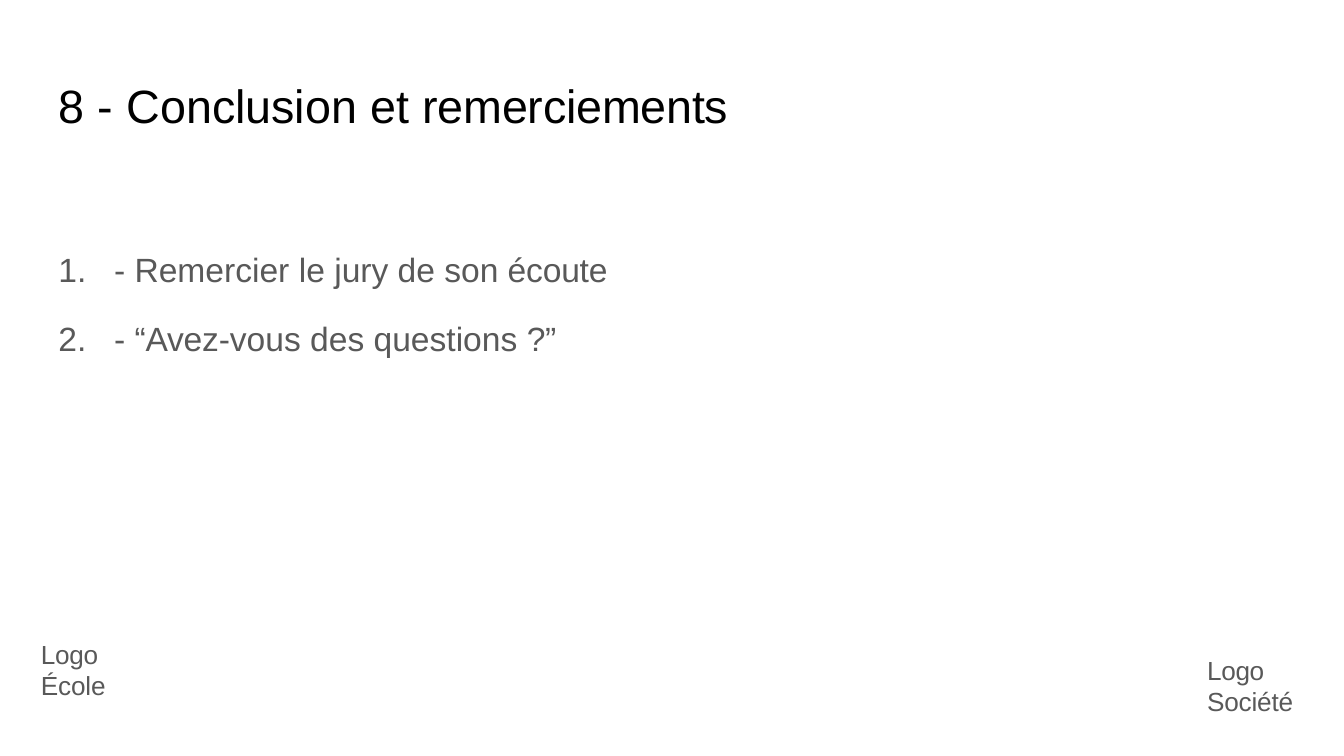
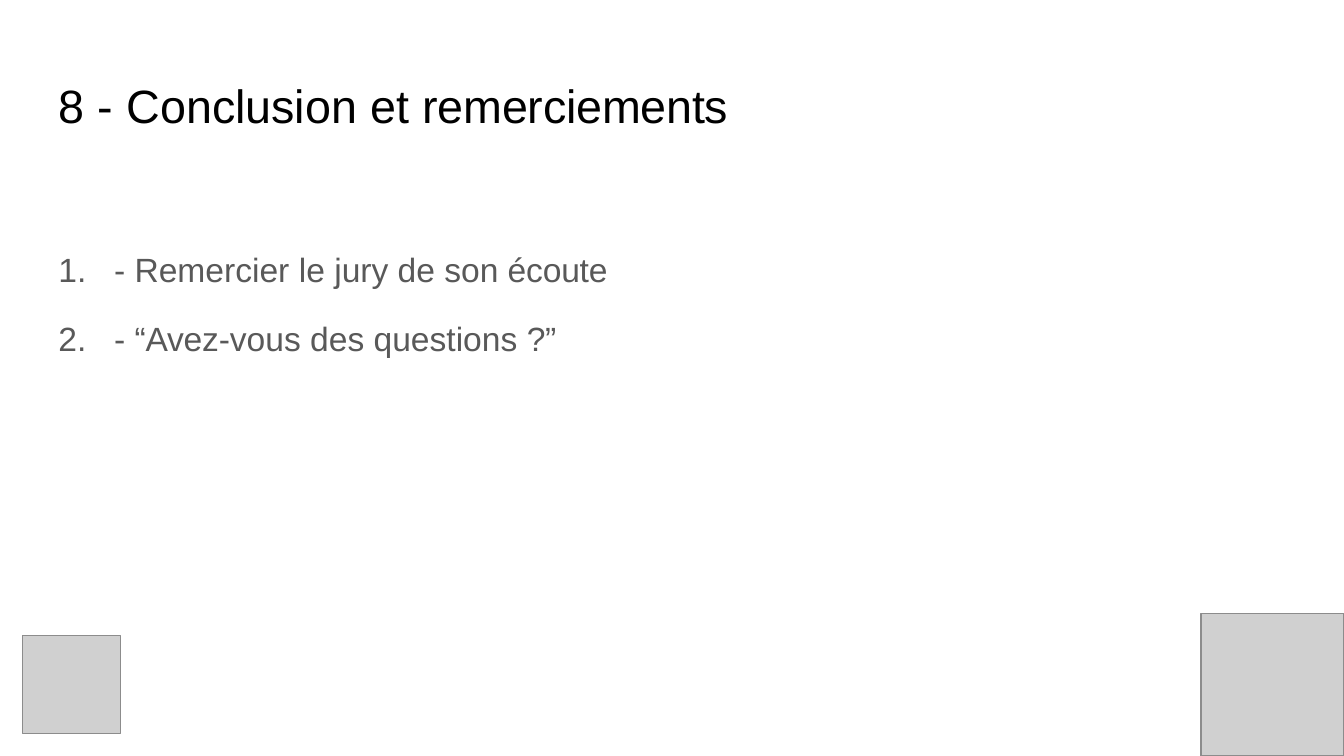
Before and after one commit to TheGeogeo/m2_ia_perso, a slide deck: slide 27 of A rendre/Georges_Coudrier_exam_slides.pptx (slide 28 before the commit). Drawn at 1344x756 pixels with LibreOffice and Linux fonts; fonts in the diff are those of the drawing; grey boxes stand for pictures. Boxes give left, top, right and bottom in pixels: in the first picture for what was removed or moved away, otherwise in the second. Text is boxed around its words. In the diff, an @@ line names an element or a change of style, - is before the commit and + after.

```diff
--- a/A rendre/Georges_Coudrier_exam_slides.pptx
+++ b/A rendre/Georges_Coudrier_exam_slides.pptx
@@ picture added at box(1202, 613, 1344, 755) @@
@@ picture added at box(23, 636, 121, 734) @@
@@ text removed at box(41, 646, 106, 695) @@
-Logo École
@@ text removed at box(1207, 662, 1293, 711) @@
-Logo Société
```
Also in this commit, not shown: 7 other slides changed, 1 slide removed.
